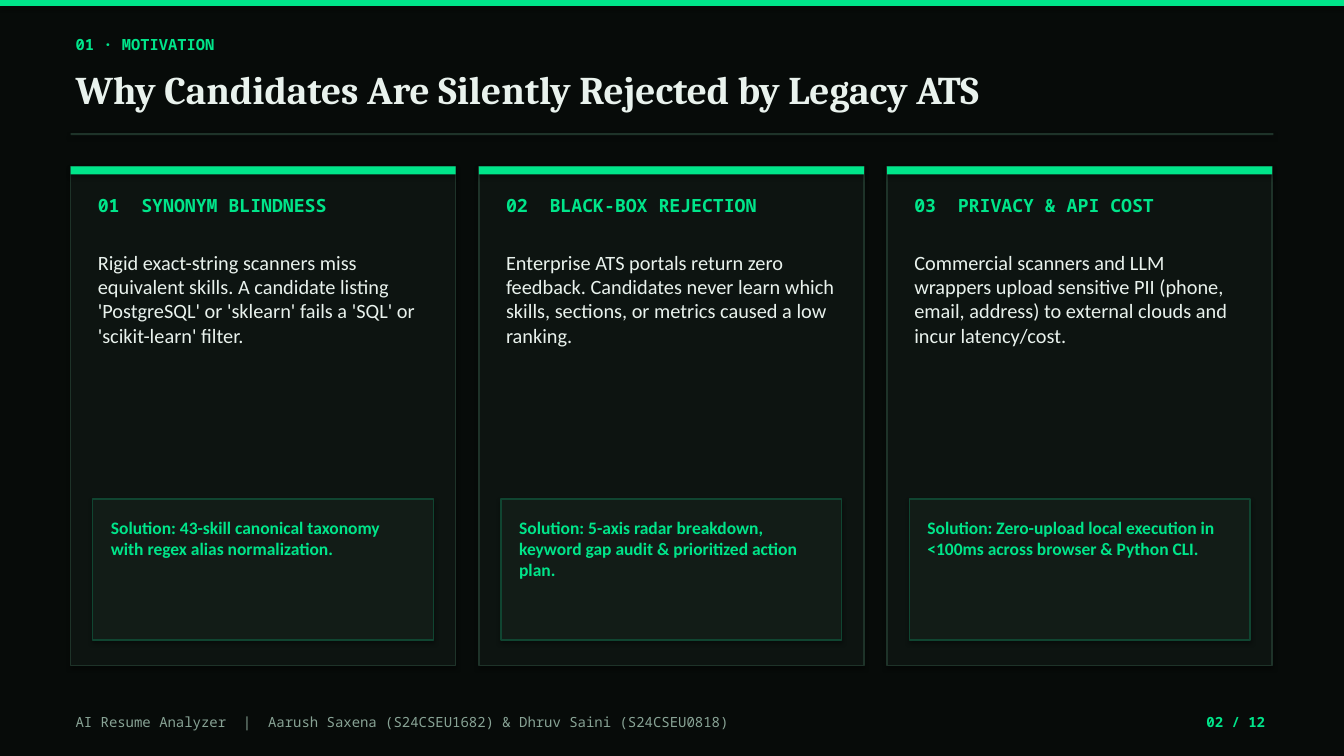
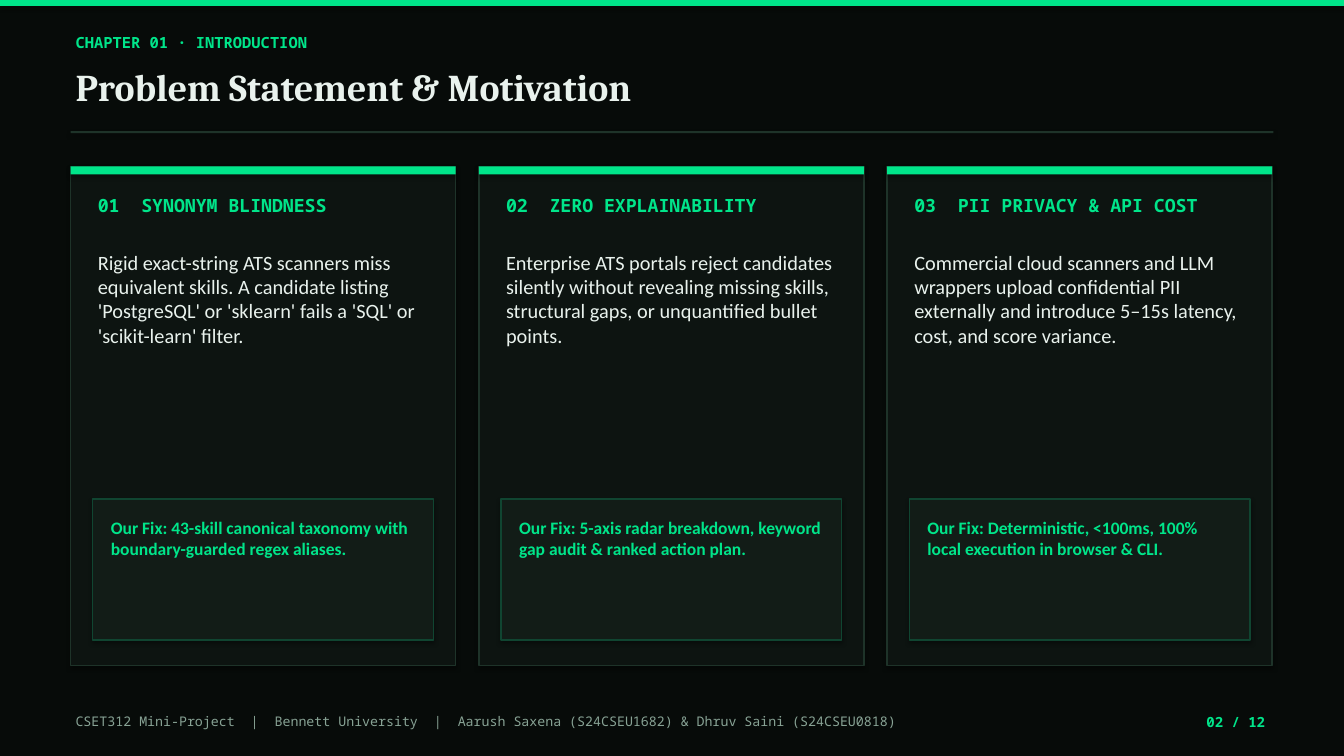
Before and after one commit to dhruvsaini-code/resume_analyzer, a slide deck: slide 2 of AI_Resume_Analyzer_Presentation.pptx. Drawn at 1344x756 pixels with LibreOffice and Linux fonts; fonts in the diff are those of the drawing. Boxes give left, top, right and bottom in pixels: in the first picture for what was removed or moved away, otherwise in the second. Text is boxed around its words. In the diff, an @@ line names an element or a change of style, - is before the commit and + after.

Commit message:
Update PowerPoint presentation with CSET312 alignment and embedded diagrams

```diff
--- a/AI_Resume_Analyzer_Presentation.pptx
+++ b/AI_Resume_Analyzer_Presentation.pptx
@@ text at [76,37,307,48]: text changed @@
-01 · MOTIVATION
+CHAPTER 01 · INTRODUCTION
@@ text at [76,74,631,102]: text changed; size 28 to 27 pt @@
-Why Candidates Are Silently Rejected by Legacy ATS
+Problem Statement & Motivation
@@ text at [506,199,757,212]: text changed @@
-02 BLACK-BOX REJECTION
+02 ZERO EXPLAINABILITY
@@ text at [914,199,1198,212]: text changed @@
-03 PRIVACY & API COST
+03 PII PRIVACY & API COST
@@ text at [98,256,415,343]: text changed @@
-Rigid exact-string scanners miss equivalent skills. A candidate listing 'PostgreSQL' or 'sklearn' fails a 'SQL' or 'scikit-learn' filter.
+Rigid exact-string ATS scanners miss equivalent skills. A candidate listing 'PostgreSQL' or 'sklearn' fails a 'SQL' or 'scikit-learn' filter.
@@ text at [506,256,832,347]: text changed @@
-Enterprise ATS portals return zero feedback. Candidates never learn which skills, sections, or metrics caused a low ranking.
+Enterprise ATS portals reject candidates silently without revealing missing skills, structural gaps, or unquantified bullet points.
@@ text at [914,256,1237,346]: text changed @@
-Commercial scanners and LLM wrappers upload sensitive PII (phone, email, address) to external clouds and incur latency/cost.
+Commercial cloud scanners and LLM wrappers upload confidential PII externally and introduce 5–15s latency, cost, and score variance.
@@ text at [111,521,408,558]: text changed @@
-Solution: 43-skill canonical taxonomy with regex alias normalization.
+Our Fix: 43-skill canonical taxonomy with boundary-guarded regex aliases.
@@ text at [519,521,821,558]: text changed @@
-Solution: 5-axis radar breakdown, keyword gap audit & prioritized action plan.
+Our Fix: 5-axis radar breakdown, keyword gap audit & ranked action plan.
@@ text at [927,521,1197,555]: text changed @@
-Solution: Zero-upload local execution in <100ms across browser & Python CLI.
+Our Fix: Deterministic, <100ms, 100% local execution in browser & CLI.
@@ text at [76,716,896,729]: text changed; size 10 to 9.5 pt @@
-AI Resume Analyzer | Aarush Saxena (S24CSEU1682) & Dhruv Saini (S24CSEU0818)
+CSET312 Mini-Project | Bennett University | Aarush Saxena (S24CSEU1682) & Dhruv Saini (S24CSEU0818)
```
Also in this commit, not shown: 10 other slides changed, 1 slide added, 1 slide removed.
